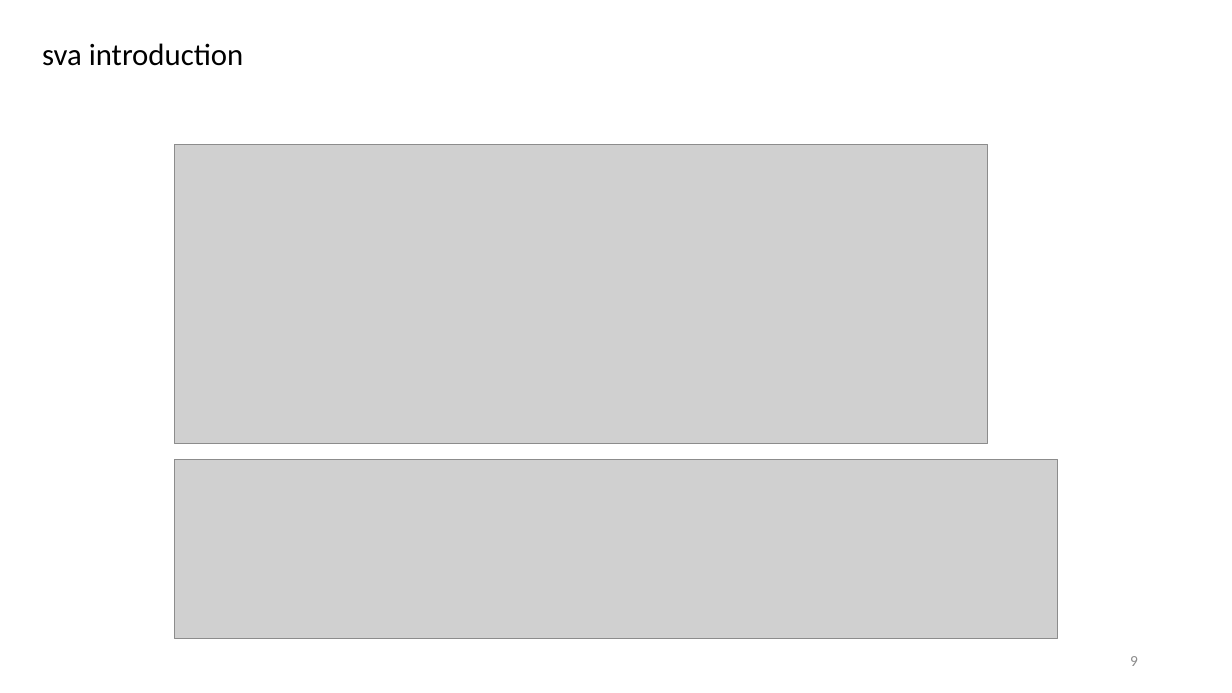
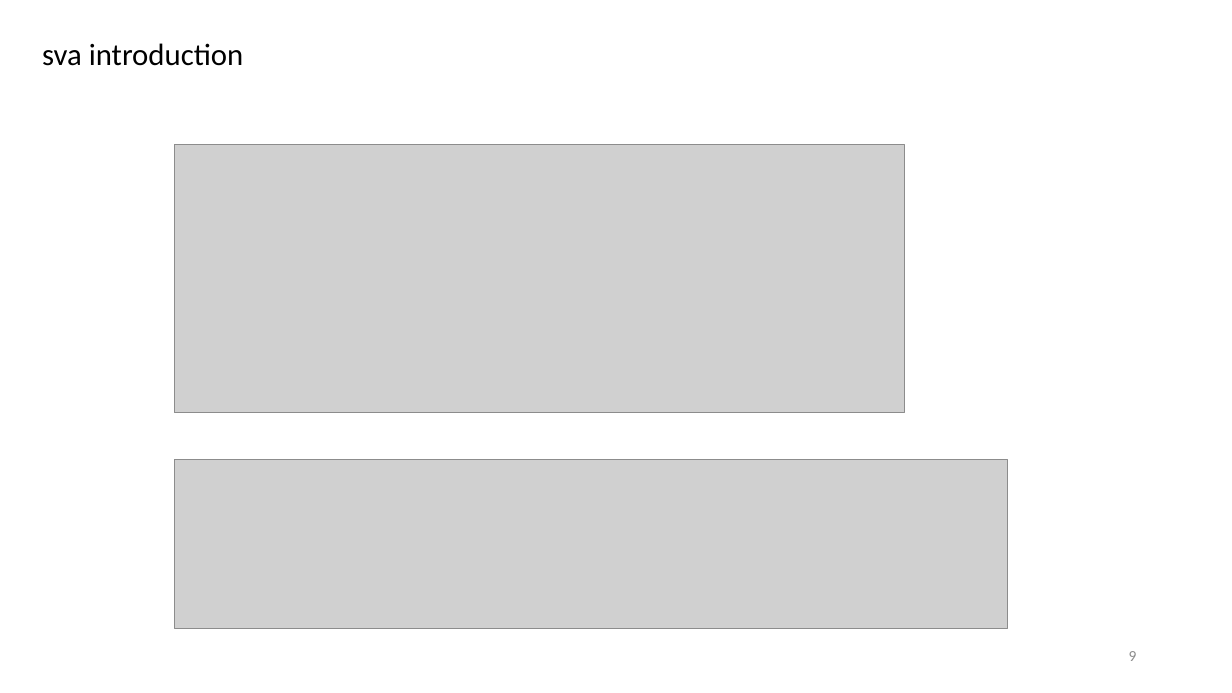
Before and after one commit to r06942072/study_sv, a slide deck: slide 9 of note.pptx. Drawn at 1232x693 pixels with LibreOffice and Linux fonts; fonts in the diff are those of the drawing; grey boxes stand for pictures. Boxes give left, top, right and bottom in pixels: in the first picture for what was removed or moved away, otherwise in the second. Text is boxed around its words. In the diff, an @@ line names an element or a change of style, - is before the commit and + after.

```diff
--- a/note.pptx
+++ b/note.pptx
@@ picture: place and size @@
-picture at <box>174,144,988,444</box>
+picture at <box>174,144,904,413</box>
@@ picture: place and size @@
-picture at <box>174,459,1057,639</box>
+picture at <box>174,459,1007,628</box>
@@ page number: place and size @@
-page number at <box>1130,656,1138,666</box>
+page number at <box>1129,651,1137,661</box>
```
Also in this commit, not shown: 1 other slide changed, 2 other files.
